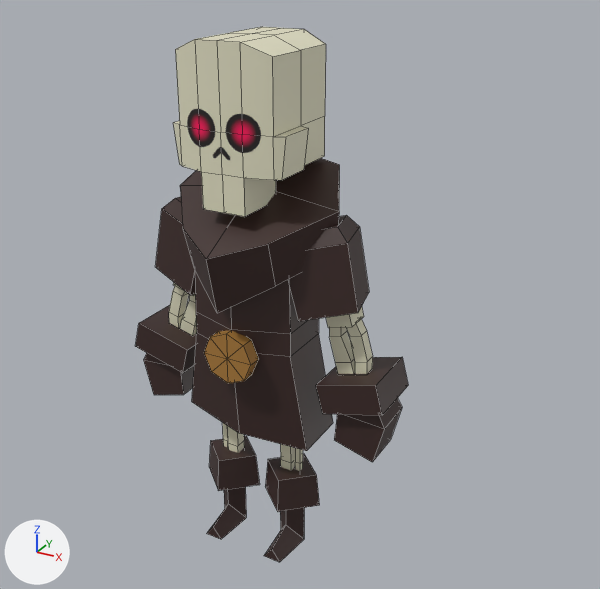
Before and after pictures for a commit that changed the FBX model AJE/Assets/Gameplay/Player/SK_Protagonist.fbx.
The view is the same before and after, from a camera (50 mm lens) standing at (2.25, -3.61, 3.45) and looking at (0.2, 0.12, 1.59). Lighting does not change. The marker at lower left points along +X, +Y and +Z. Mesh edges are drawn as thin lines. Where no turn or scale is listed for an object, it has been applied to the vertices.

In view in the first picture: 'Protagonist_GEO'.
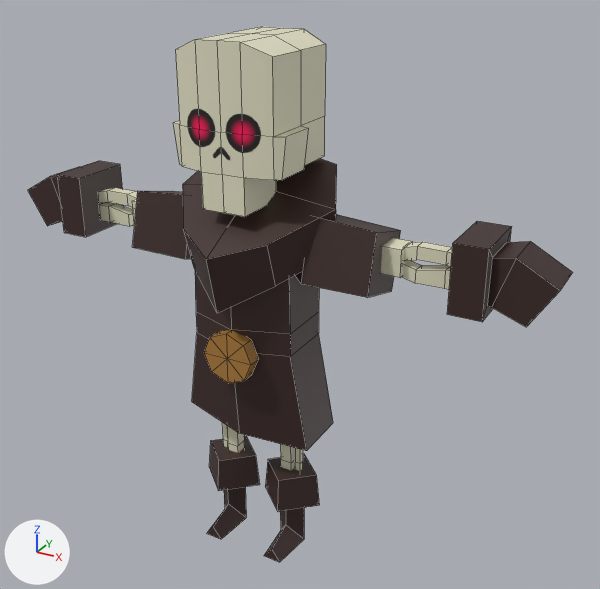
Where the newer file only moved an object's origin or applied its transform, the numbers keep the older frame.

Patch to the scene script:
```diff
--- a/AJE/Assets/Gameplay/Player/SK_Protagonist.fbx.py
+++ b/AJE/Assets/Gameplay/Player/SK_Protagonist.fbx.py
@@ me_mesh @@
 # used by ob_protagonist_geo; location = (0.0, -0.036, 0.0)
-me_mesh.from_pydata(...)  # 380 vertices, 344 faces; spans x -0.82..0.82, y -0.44..0.44, z 0.0..2.98
-me_mesh.vertices[138].co = (-0.47, 0.04, 1.91)
-me_mesh.vertices[140].co = (-0.49, 0.04, 2.15)  # pixel (180, 185)
-me_mesh.vertices[150].co = (-0.37, 0.27, 2.32)
-me_mesh.vertices[155].co = (-0.37, 0.27, 2.02)
+me_mesh.from_pydata(...)  # 380 vertices, 344 faces; spans x -1.62..1.62, y -0.44..0.44, z 0.0..2.98
+# me_mesh part 1: the loose piece of 20 vertices spanning x -0.82..-0.43, y -0.08..0.29, z 0.76..1.28 is turned 75 degrees about the y axis through its middle, then moved by (-0.72, 0.0, 0.89)
+# me_mesh part 2: the loose piece of 16 vertices spanning x -0.66..-0.52, y 0.07..0.14, z 1.22..1.54 is turned 75 degrees about the y axis through its middle, then moved by (-0.39, 0.0, 0.59)
+# me_mesh part 3: the loose piece of 16 vertices spanning x -0.59..-0.43, y 0.07..0.14, z 1.2..1.51 is turned 75 degrees about the y axis through its middle, then moved by (-0.48, 0.0, 0.53)
+# me_mesh part 4: the loose piece of 8 vertices spanning x -0.58..-0.4, y 0.03..0.18, z 1.49..1.67 is turned 75 degrees about the y axis through its middle, then moved by (-0.27, 0.0, 0.35)
+# me_mesh part 5: the loose piece of 12 vertices spanning x -0.65..-0.17, y -0.12..0.28, z 1.55..2.08 is turned 75 degrees about the y axis through its middle, then moved by (-0.11, 0.0, 0.09)
+# me_mesh part 6: the loose piece of 8 vertices spanning x 0.4..0.58, y 0.03..0.18, z 1.49..1.67 is turned -75 degrees about the y axis through its middle, then moved by (0.27, 0.0, 0.35)
+# me_mesh part 7: the loose piece of 16 vertices spanning x 0.43..0.59, y 0.07..0.14, z 1.2..1.51 is turned -75 degrees about the y axis through its middle, then moved by (0.48, 0.0, 0.53)
+# me_mesh part 8: the loose piece of 16 vertices spanning x 0.52..0.66, y 0.07..0.14, z 1.22..1.54 is turned -75 degrees about the y axis through its middle, then moved by (0.39, 0.0, 0.59)
+# me_mesh part 9: the loose piece of 20 vertices spanning x 0.43..0.82, y -0.08..0.29, z 0.76..1.28 is turned -75 degrees about the y axis through its middle, then moved by (0.72, 0.0, 0.89)
+# me_mesh part 10: the loose piece of 12 vertices spanning x 0.17..0.65, y -0.12..0.28, z 1.55..2.08 is turned -75 degrees about the y axis through its middle, then moved by (0.11, 0.0, 0.09)
+# me_mesh part 11
+me_mesh.vertices[138].co = (-0.47, 0.04, 1.92)
+me_mesh.vertices[140].co = (-0.47, 0.04, 2.16)  # pixel (182, 184)
+me_mesh.vertices[150].co = (-0.36, 0.27, 2.32)
+me_mesh.vertices[155].co = (-0.36, 0.27, 2.02)
+# me_mesh part 12: 4 of 380 vertices moved; they spanned x 0.37..0.49, y 0.04..0.27, z 1.91..2.32 and now span x 0.36..0.47, y 0.04..0.27, z 1.92..2.32; mean shift (-0.01, 0.0, 0.0); largest move (0.49, 0.04, 2.15) -> (0.47, 0.04, 2.16)
+# me_mesh part 13: edges marked sharp go from 680 to 524
 me_mesh.materials.append(mat_t_protagonist)
```

Changed parts and their boxes (x1, y1, x2, y2) in the pictures (600 x 589 px; the box of a moved part takes in the faces that stretch with it):
'Protagonist_GEO', reshaped (99% wider)
    before: (135, 27, 408, 562)
    after: (28, 27, 572, 562)
part 1 of me_mesh, moved or reshaped
    before: (135, 305, 197, 395)
    after: (28, 161, 124, 237)
part 2 of me_mesh, moved or reshaped
    before: (169, 286, 189, 328)
    after: (98, 188, 137, 208)
part 3 of me_mesh, moved or reshaped
    before: (180, 295, 197, 335)
    after: (100, 202, 134, 226)
part 4 of me_mesh, moved or reshaped
    before: (173, 283, 195, 295)
    after: (133, 199, 137, 225)
part 5 of me_mesh, moved or reshaped
    before: (155, 197, 195, 295)
    after: (133, 191, 191, 259)
part 6 of me_mesh, moved or reshaped
    before: (326, 307, 364, 328)
    after: (381, 238, 413, 277)
part 7 of me_mesh, moved or reshaped
    before: (329, 327, 355, 374)
    after: (402, 260, 451, 290)
part 8 of me_mesh, moved or reshaped
    before: (346, 318, 373, 374)
    after: (403, 242, 452, 267)
part 9 of me_mesh, moved or reshaped
    before: (316, 357, 408, 462)
    after: (447, 221, 572, 327)
part 10 of me_mesh, moved or reshaped
    before: (290, 215, 369, 321)
    after: (295, 214, 401, 298)
part 11 of me_mesh, moved or reshaped
    before: (180, 170, 235, 258)
    after: (183, 171, 235, 258)
part 12 of me_mesh, moved or reshaped
    before: (206, 158, 340, 286)
    after: (206, 158, 337, 286)
part 13 of me_mesh, shading changed
    both: (173, 27, 333, 562)
